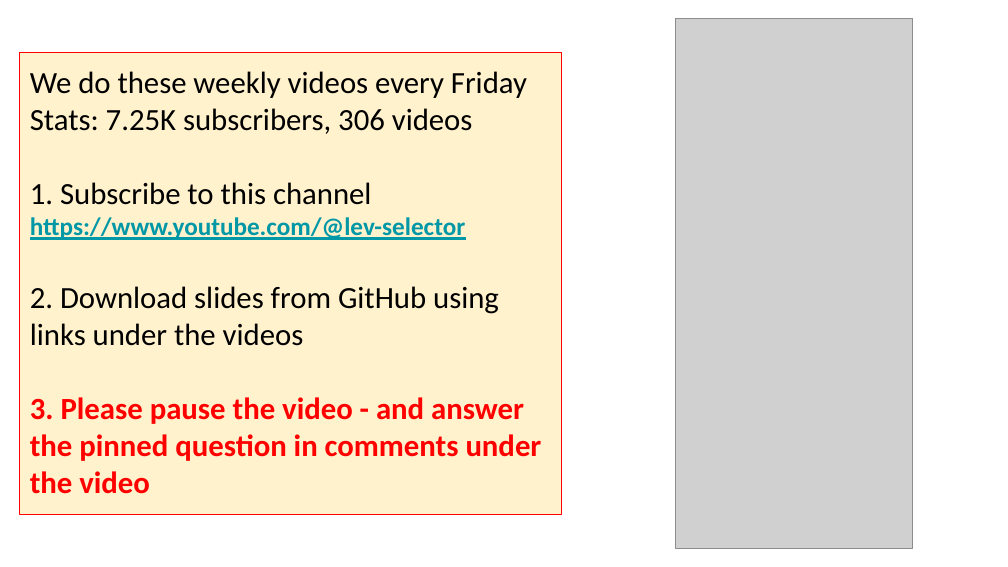
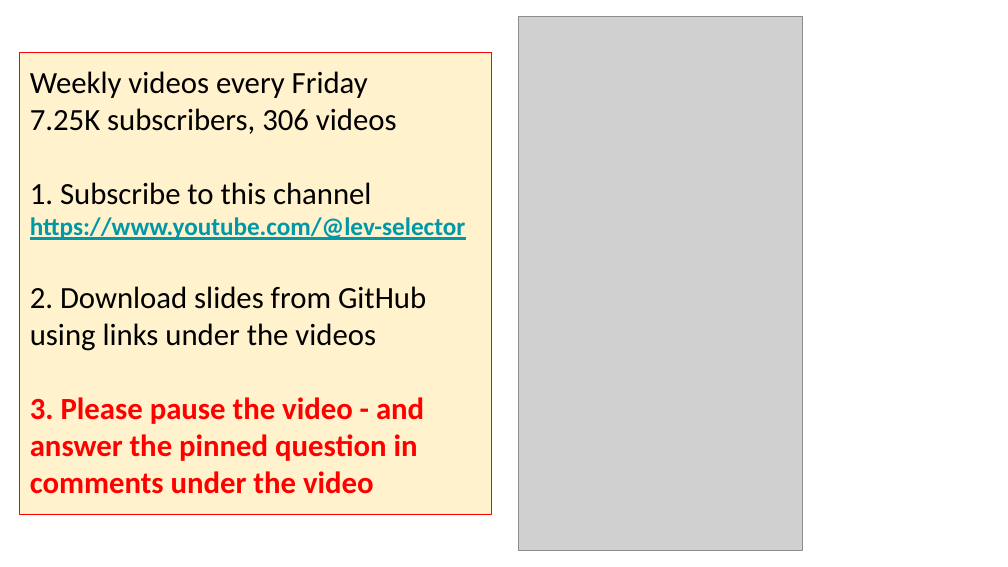
Before and after one commit to lselector/seminar, a slide deck: slide 10 of 2026/2026-08-14-AI-Updates.pptx (slide 8 before the commit). Drawn at 1008x567 pixels with LibreOffice and Linux fonts; fonts in the diff are those of the drawing; grey boxes stand for pictures. Boxes give left, top, right and bottom in pixels: in the first picture for what was removed or moved away, otherwise in the second. Text is boxed around its words. In the diff, an @@ line names an element or a change of style, - is before the commit and + after.

```diff
--- a/2026/2026-08-14-AI-Updates.pptx
+++ b/2026/2026-08-14-AI-Updates.pptx
@@ picture added at (519,17,803,550) @@
@@ picture removed at (676,19,913,548) @@
@@ rectangle "Weekly videos every Friday": place and size @@
-rectangle "Weekly videos every Friday" at (20,52,562,514)
+rectangle "Weekly videos every Friday" at (20,52,492,514)
@@ text in rectangle at (30,71,397,134): text changed @@
-We do these weekly videos every Friday
-Stats: 7.25K subscribers, 306 videos
+Weekly videos every Friday
+7.25K subscribers, 306 videos
```
Also in this commit, not shown: 19 other slides changed, 2 slides added.
